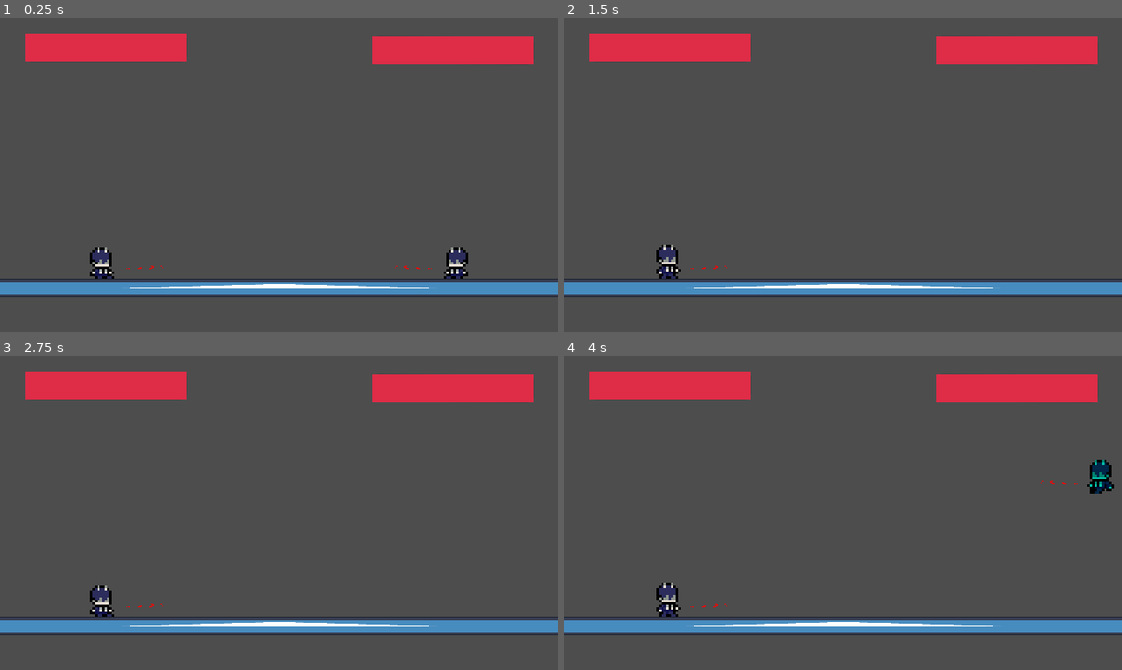
Above: before the commit, frames 1-4 (two rows, left to right).
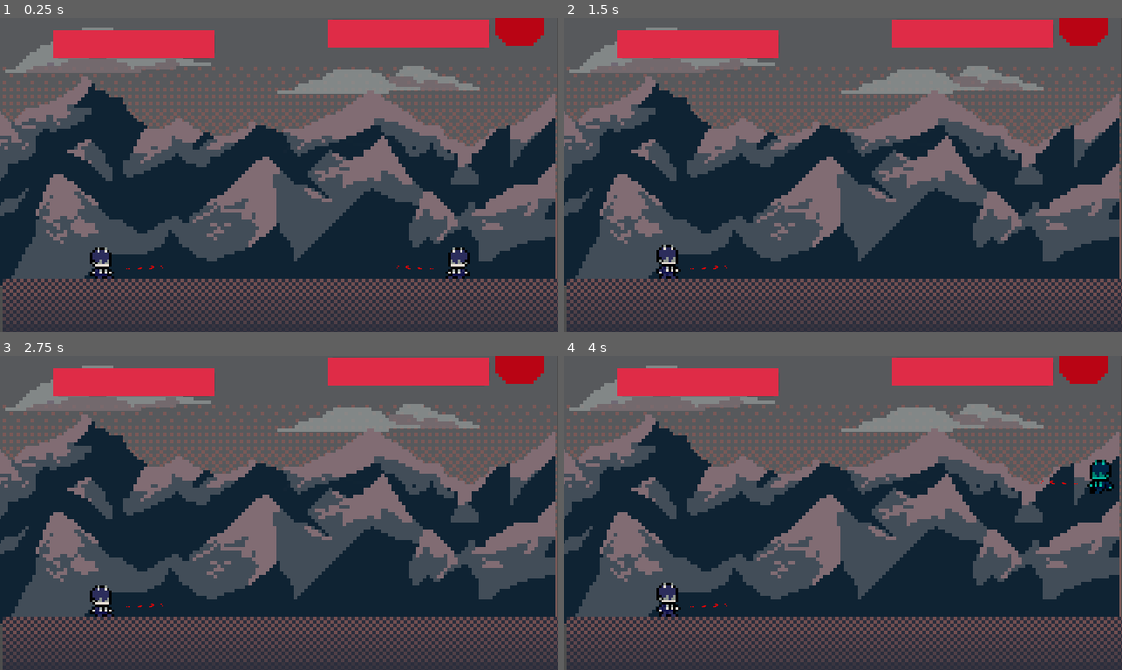
Above: after the commit, the same moments.

Repository: lucasmcclean/project-foxtrot-black-trigger-watchtower-omega
Game: Godot game, scene res://main.tscn
Same seed, same stepped clock (60 frames per second), same inputs: the game is played once before the commit and once after it. The engine's default icon, where the game draws it, is replaced by a stand-in: a white triangle on a blue panel in a dark square.
Inputs:
- Up to frame 1 (0.25 s): no input
- Up to frame 2 (1.5 s): tap Enter at 0.5 s; hold D (move_right) 0.53-1.28 s; tap S (crouch) at 0.6 s; tap W (jump) at 0.77 s; hold Insert (move_down) from 1.28 s (still down); tap Space (flash_step) at 1.35 s
- Up to frame 3 (2.75 s): tap W (jump) at 1.52 s; release Insert (move_down) at 2.03 s; hold D (move_right) from 2.03 s (still down); tap E (kick) at 2.1 s
- Up to frame 4 (4 s): release D (move_right) at 2.78 s; hold Page Up (move_up) 2.78-3.53 s; tap Q (punch) at 2.85 s; tap W (jump) at 3.02, 3.77 s; tap Space (flash_step) at 3.5 s; hold A (move_left) from 3.53 s (still down); tap S (crouch) at 3.6 s

The runs differ from the first frame. In frame 1, 58% of the frame differs, in the area x 0-100%, y 0-100%; in frame 2, 59%; in frame 3, 59%; in frame 4, 58%.

Commit message:
Added background

Diff:
--- a/project-foxtrot-black-trigger-watchtower-omega/main.tscn
+++ b/project-foxtrot-black-trigger-watchtower-omega/main.tscn
@@ -1,14 +1,18 @@
-[gd_scene load_steps=14 format=3 uid="uid://bc6k2alunsfbg"]
+[gd_scene load_steps=18 format=3 uid="uid://bc6k2alunsfbg"]
 
 [ext_resource type="Script" uid="uid://dv8lu25mufguh" path="res://main.gd" id="1_272bh"]
-[ext_resource type="Texture2D" uid="uid://nbtt4xedu5wp" path="res://icon.svg" id="1_ig7tw"]
 [ext_resource type="PackedScene" uid="uid://bdx3cerynkwbi" path="res://player/player.tscn" id="2_0xm2m"]
+[ext_resource type="Texture2D" uid="uid://dgxsoeehpicp3" path="res://assets/SKY.png" id="2_ycdy4"]
 [ext_resource type="Script" uid="uid://bki1krgpg1do2" path="res://player/controller/local_controller.gd" id="3_1bvp3"]
 [ext_resource type="Resource" uid="uid://c71hxi52tpg2r" path="res://player/player_inputs/local_player_input.tres" id="3_7mycd"]
 [ext_resource type="Script" uid="uid://cbecrk3miq2is" path="res://player/controller/eeg_controller.gd" id="4_lquwl"]
 [ext_resource type="Resource" uid="uid://611yuv78cv3m" path="res://player/player_inputs/eeg_player_input.tres" id="5_272bh"]
 [ext_resource type="Script" uid="uid://dyknlw5lm13aj" path="res://health_bar_local.gd" id="8_kek77"]
 [ext_resource type="Script" uid="uid://dhy7ioayo4wtn" path="res://health_bar_eeg.gd" id="9_4c57u"]
+[ext_resource type="Texture2D" uid="uid://7rntmpnjtitn" path="res://assets/MOUNTAIN.png" id="10_efxa6"]
+[ext_resource type="Texture2D" uid="uid://5hewunhne21n" path="res://assets/FLOOR .png" id="11_dg77c"]
+[ext_resource type="Texture2D" uid="uid://cc1k6ngqfc64k" path="res://assets/SUN.png" id="13_w48qg"]
+[ext_resource type="Texture2D" uid="uid://b2k2ysa4qy7js" path="res://assets/CLOUDS.png" id="14_w48qg"]
 
 [sub_resource type="StyleBoxFlat" id="StyleBoxFlat_efxa6"]
 bg_color = Color(0.87365526, 0.17387769, 0.27908936, 1)
@@ -33,22 +37,37 @@
 [node name="Main" type="Node2D"]
 script = ExtResource("1_272bh")
 
+[node name="Sky" type="Sprite2D" parent="."]
+position = Vector2(-1, -52)
+texture = ExtResource("2_ycdy4")
+
+[node name="Clouds" type="Sprite2D" parent="."]
+position = Vector2(-42, -33)
+texture = ExtResource("14_w48qg")
+
+[node name="Mountain" type="Sprite2D" parent="."]
+position = Vector2(-3, -53)
+texture = ExtResource("10_efxa6")
+
 [node name="HUD" type="CanvasLayer" parent="."]
 
 [node name="HealthBarLocal" type="ProgressBar" parent="HUD" node_paths=PackedStringArray("player")]
-offset_left = 29.0
-offset_top = 18.0
-offset_right = 214.0
-offset_bottom = 50.0
+anchors_preset = -1
+anchor_bottom = -0.041666668
+offset_left = 61.0
+offset_top = 29.0
+offset_right = 246.0
+offset_bottom = 61.0
 theme_override_colors/font_color = Color(0.9490196, 0.9490196, 0.9490196, 1)
 theme_override_styles/fill = SubResource("StyleBoxFlat_efxa6")
 value = 100.0
 show_percentage = false
 script = ExtResource("8_kek77")
 player = NodePath("../../LocalPlayer")
+metadata/_edit_use_anchors_ = true
 
 [node name="GlowParticle" type="GPUParticles2D" parent="HUD/HealthBarLocal"]
-position = Vector2(162, 14)
+position = Vector2(174, 9)
 emitting = false
 amount = 20
 lifetime = 0.3
@@ -56,10 +75,13 @@
 process_material = SubResource("ParticleProcessMaterial_kek77")
 
 [node name="HealthBarEEG" type="ProgressBar" parent="HUD" node_paths=PackedStringArray("player")]
-offset_left = 612.0
-offset_top = 53.0
-offset_right = 797.0
-offset_bottom = 85.0
+anchors_preset = -1
+anchor_top = -0.038635932
+anchor_bottom = -0.077271864
+offset_left = 561.0
+offset_top = 61.908936
+offset_right = 746.0
+offset_bottom = 93.908936
 rotation = 3.1415927
 theme_override_colors/font_color = Color(0.9490196, 0.9490196, 0.9490196, 1)
 theme_override_styles/fill = SubResource("StyleBoxFlat_efxa6")
@@ -67,9 +89,10 @@
 show_percentage = false
 script = ExtResource("9_4c57u")
 player = NodePath("../../EEGPlayer")
+metadata/_edit_use_anchors_ = true
 
 [node name="GlowParticle" type="GPUParticles2D" parent="HUD/HealthBarEEG"]
-position = Vector2(165, 15.999987)
+position = Vector2(175, 7.9999695)
 rotation = 1.0693375
 emitting = false
 amount = 20
@@ -80,17 +103,17 @@
 [node name="StaticBody2D" type="StaticBody2D" parent="."]
 position = Vector2(0, 129)
 
+[node name="Floor" type="Sprite2D" parent="StaticBody2D"]
+position = Vector2(3, -78)
+texture = ExtResource("11_dg77c")
+
 [node name="CollisionShape2D" type="CollisionShape2D" parent="StaticBody2D"]
 shape = SubResource("RectangleShape2D_0xm2m")
-
-[node name="Sprite2D" type="Sprite2D" parent="StaticBody2D"]
-scale = Vector2(9.0078125, 0.16406259)
-texture = ExtResource("1_ig7tw")
 
 [node name="Camera2D" type="Camera2D" parent="."]
 
 [node name="LocalPlayer" parent="." instance=ExtResource("2_0xm2m")]
-position = Vector2(200, 45)
+position = Vector2(202, 45.000004)
 input = ExtResource("3_7mycd")
 
 [node name="Controller" type="Node" parent="LocalPlayer"]
@@ -124,3 +147,7 @@
 position = Vector2(150, -106)
 shape = SubResource("RectangleShape2D_272bh")
 one_way_collision = true
+
+[node name="Sun" type="Sprite2D" parent="."]
+position = Vector2(20, -60)
+texture = ExtResource("13_w48qg")
--- a/project-foxtrot-black-trigger-watchtower-omega/project.godot
+++ b/project-foxtrot-black-trigger-watchtower-omega/project.godot
@@ -19,6 +19,7 @@
 
 window/size/viewport_width=640
 window/size/viewport_height=360
+window/size/mode=3
 window/stretch/mode="canvas_items"
 
 [input]
Binary file added: project-foxtrot-black-trigger-watchtower-omega/assets/BACKGROUND FULL.png
Not shown, added: project-foxtrot-black-trigger-watchtower-omega/assets/BACKGROUND FULL.png.import
Binary file added: project-foxtrot-black-trigger-watchtower-omega/assets/CLOUDS.png
Not shown, added: project-foxtrot-black-trigger-watchtower-omega/assets/CLOUDS.png.import
Binary file added: project-foxtrot-black-trigger-watchtower-omega/assets/FLOOR .png
Not shown, added: project-foxtrot-black-trigger-watchtower-omega/assets/FLOOR .png.import
Binary file added: project-foxtrot-black-trigger-watchtower-omega/assets/MOUNTAIN.png
Not shown, added: project-foxtrot-black-trigger-watchtower-omega/assets/MOUNTAIN.png.import
Binary file added: project-foxtrot-black-trigger-watchtower-omega/assets/SKY.png
Not shown, added: project-foxtrot-black-trigger-watchtower-omega/assets/SKY.png.import
Binary file added: project-foxtrot-black-trigger-watchtower-omega/assets/SUN.png
Not shown, added: project-foxtrot-black-trigger-watchtower-omega/assets/SUN.png.import
